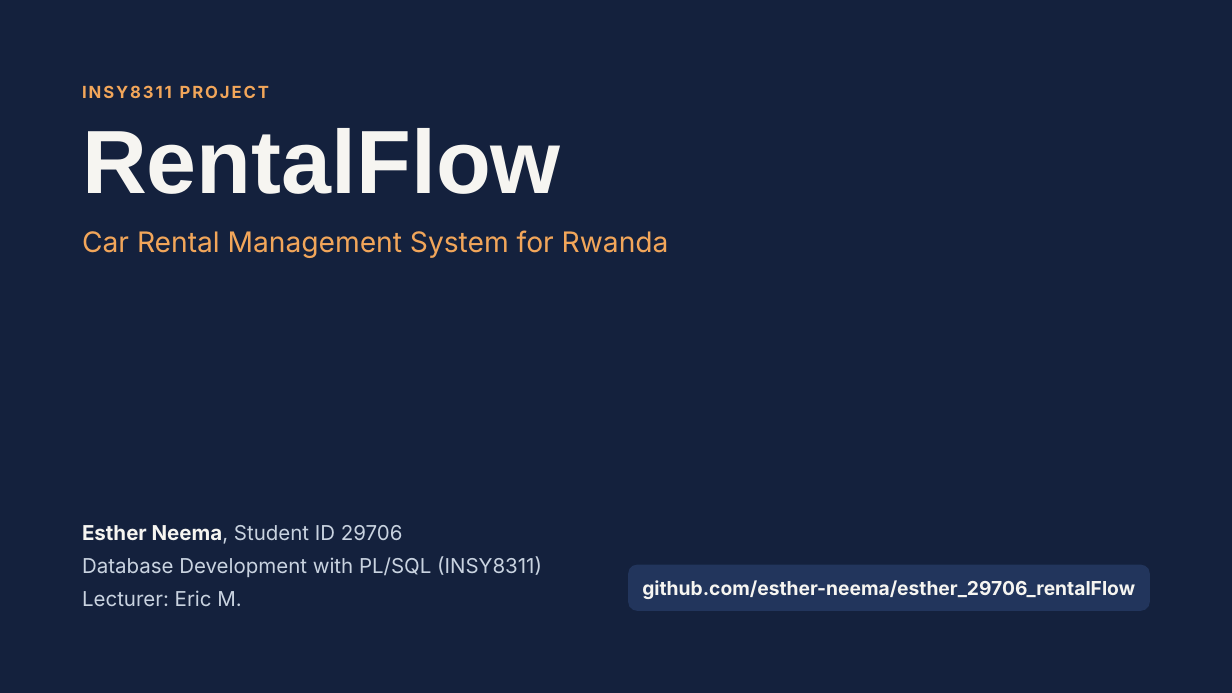
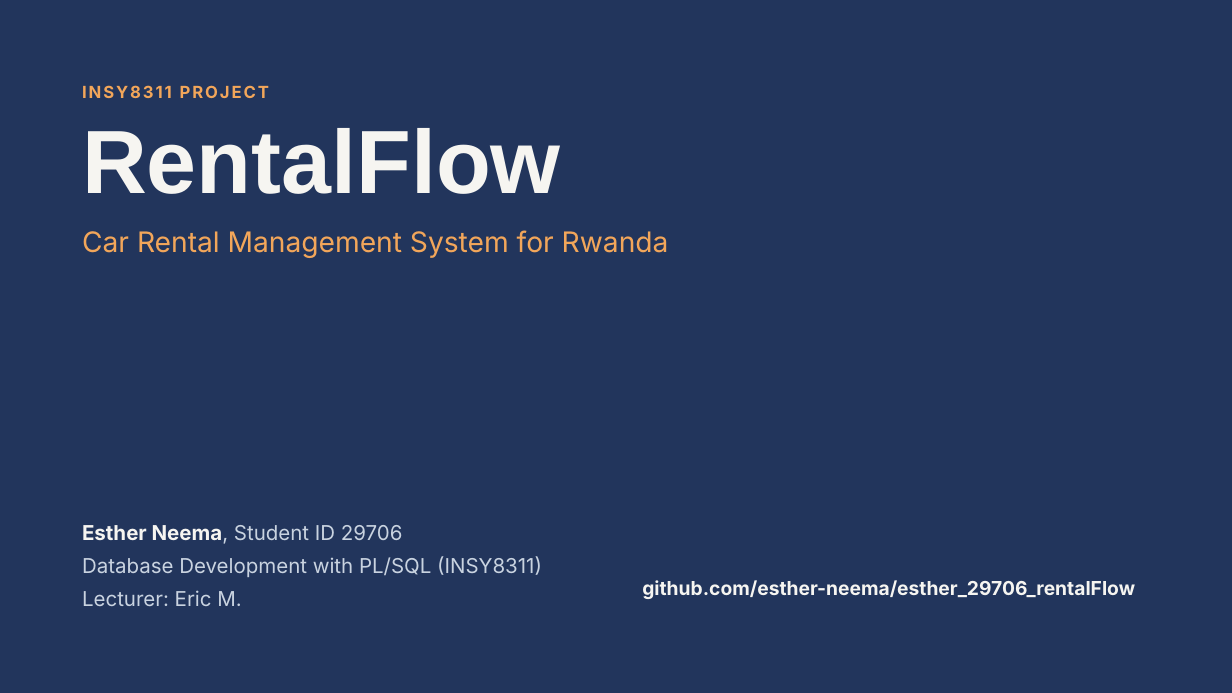
Before and after one commit to esther-neema/esther_29706_rentalFlow, a slide deck: slide 1 of docs/presentation/RentalFlow_Presentation.pptx. Drawn at 1232x693 pixels with LibreOffice and Linux fonts; fonts in the diff are those of the drawing. Boxes give left, top, right and bottom in pixels: in the first picture for what was removed or moved away, otherwise in the second. Text is boxed around its words. In the diff, an @@ line names an element or a change of style, - is before the commit and + after.

```diff
--- a/docs/presentation/RentalFlow_Presentation.pptx
+++ b/docs/presentation/RentalFlow_Presentation.pptx
@@ background #14213D to #22355C @@
@@ text "github.com/esther-neema/esther_29706_rentalFlow" rewrapped from box(628, 565, 1151, 611) to box(642, 580, 1135, 599) @@
```
Also in this commit, not shown: 5 other slides changed, 1 other file.
